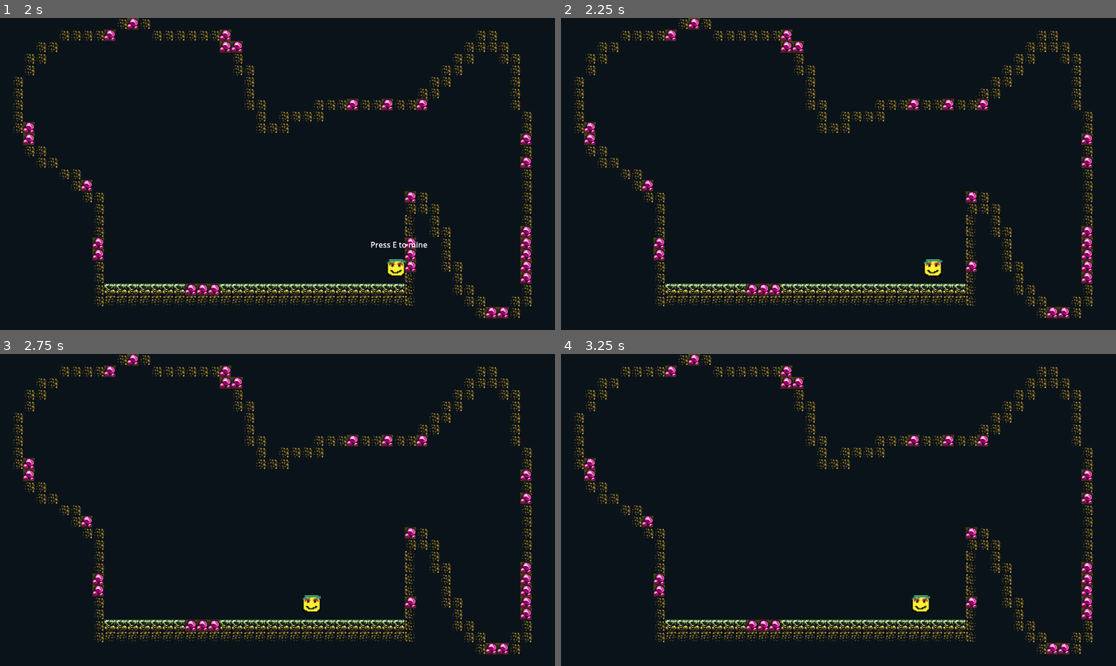
Above: before the commit, frames 1-4 (two rows, left to right).
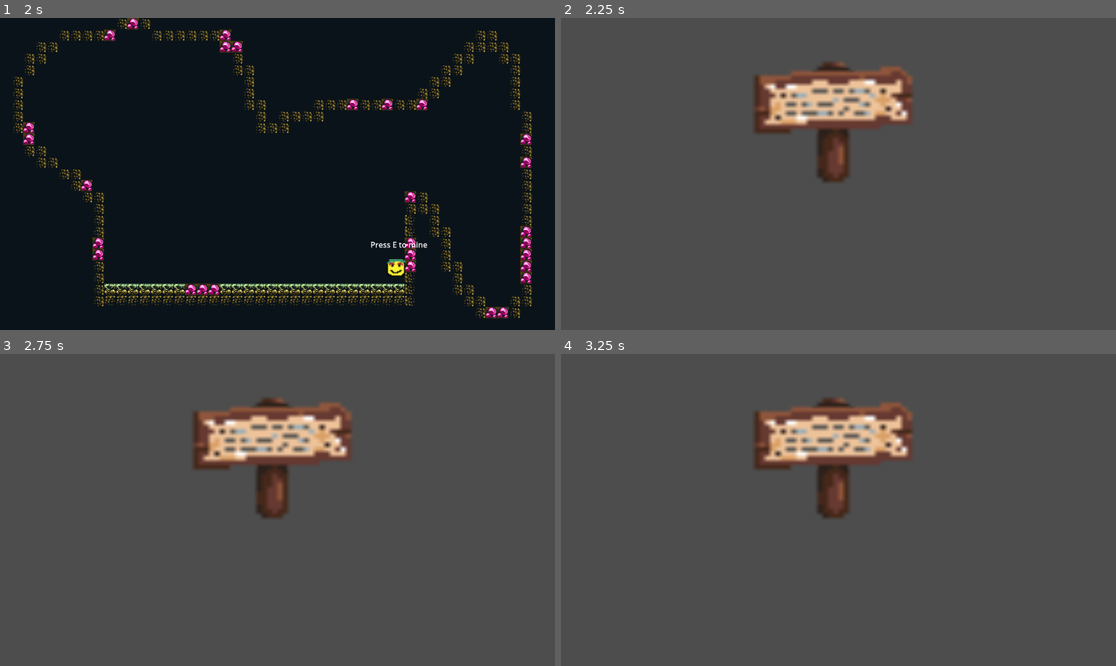
Above: after the commit, the same moments.

Repository: Ace238/Cave_Explorer
Game: Godot game, scene res://Cave_1/cave_1.tscn
Two runs of this game, one before a commit and one after it. Both use one fixed random seed, a clock stepped at 60 frames per second and the inputs below. Before the commit the project starts from res://cave_1.tscn.
Inputs (mouse positions are in pixels of both pictures, inside the frame that each line leads up to):
- Up to frame 1 (2 s): tap Enter (ui_accept) at 0.5, 0.77, 1.52 s; move the mouse to (399, 158) at 0.52 s; hold D (move_right) from 0.53 s (still down); tap E (Interact) at 0.6, 1.55 s; move the mouse to (166, 189) at 1.27 s; tap F (End_Mini) at 1.35 s
- Up to frame 2 (2.25 s): tap E (Interact) at 2, 2.1 s; move the mouse to (894, 105) at 2.02 s; release D (move_right) at 2.03 s; hold A (move_left) from 2.03 s (still down)
- Up to frame 3 (2.75 s): keep holding A (move_left)
- Up to frame 4 (3.25 s): move the mouse to (810, 572) at 2.77 s; release A (move_left) at 2.78 s; hold D (move_right) from 2.78 s (still down); tap E (Interact) at 2.85 s; tap Enter (ui_accept) at 3.02 s

Frame 1 is identical in both runs. In frame 2, 100% of the frame differs, in the area x 0-100%, y 0-100%; in frame 3, 100%; in frame 4, 100%.

Commit message:
Putting tasks in folders

Diff:
--- a/cave_1.gd
+++ b/Cave_1/cave_1.gd
@@ -10,8 +10,6 @@
 #var mined_layer : int = 2
 
 var can_be_mined_custom_layer : String = "Can_be_mined"
-
-#var Test_Scene = preload("res://Test_Scene.tscn").instantiate()
 
 func _ready():
 	pass
@@ -62,7 +60,7 @@
 					tile_map.set_cell(foreground_layer, i, sourceID, atlas)
 					mined = 1
 					print("Yay, you mined something!!!!")
-#					get_tree().change_scene_to_file("res://Test_Scene.tscn")
+					get_tree().change_scene_to_file("res://Test_Scene/Test_Scene.tscn")
 					return
 				else:
 					if mined == 1:
--- /dev/null
+++ b/Cave_1/cave_1.tscn
@@ -0,0 +1,19 @@
+[gd_scene load_steps=5 format=3 uid="uid://c0k0l4trlrcgj"]
+
+[ext_resource type="Script" path="res://Cave_1/cave_1.gd" id="1_ryxfw"]
+[ext_resource type="PackedScene" uid="uid://c1cb6fwgcfc4w" path="res://TileMap/tilemap.tscn" id="2_ogwhr"]
+[ext_resource type="PackedScene" uid="uid://bcudx3f63hadc" path="res://Player/temp_player.tscn" id="3_63kio"]
+[ext_resource type="PackedScene" uid="uid://de5t6lu8f2lwp" path="res://Interact/Interact.tscn" id="4_ngqop"]
+
+[node name="Cave_1" type="Node2D"]
+script = ExtResource("1_ryxfw")
+
+[node name="TileMap" parent="." instance=ExtResource("2_ogwhr")]
+
+[node name="Temp_Player" parent="." instance=ExtResource("3_63kio")]
+position = Vector2(510, 519)
+
+[node name="Interacter" parent="." instance=ExtResource("4_ngqop")]
+position = Vector2(853, 514)
+scale = Vector2(0.465, 0.465)
+interact_label = "Press E to mine"
--- a/Interact.tscn
+++ b/Interact/Interact.tscn
@@ -1,6 +1,6 @@
 [gd_scene load_steps=3 format=3 uid="uid://de5t6lu8f2lwp"]
 
-[ext_resource type="Script" path="res://Interact.gd" id="1_5d2l8"]
+[ext_resource type="Script" path="res://Interact/Interact.gd" id="1_5d2l8"]
 
 [sub_resource type="RectangleShape2D" id="RectangleShape2D_hw0c5"]
 size = Vector2(57.5, 61)
--- a/temp_player.gd
+++ b/Player/temp_player.gd
@@ -25,14 +25,15 @@
 	return axis.normalized()
 
 func move(delta):
-
 	axis = get_input_axis()
 
 	if axis == Vector2.ZERO:
-		apply_friction(FRICTION * delta)
+#		apply_friction(FRICTION * delta)
+		pass
 
 	else:
 		apply_movement(axis * ACCELERATION * delta)
+#		pass
 
 	move_and_slide()
 
--- a/temp_player.tscn
+++ b/Player/temp_player.tscn
@@ -1,7 +1,7 @@
 [gd_scene load_steps=5 format=3 uid="uid://bcudx3f63hadc"]
 
-[ext_resource type="Script" path="res://temp_player.gd" id="1_v3qcf"]
-[ext_resource type="Texture2D" uid="uid://cteyru01axoy7" path="res://Art/smiley_sprite.png" id="2_72lqo"]
+[ext_resource type="Script" path="res://Player/temp_player.gd" id="1_hfmly"]
+[ext_resource type="Texture2D" uid="uid://cteyru01axoy7" path="res://Art/smiley_sprite.png" id="2_327k3"]
 
 [sub_resource type="RectangleShape2D" id="RectangleShape2D_v1ro8"]
 size = Vector2(36, 34)
@@ -10,11 +10,11 @@
 size = Vector2(58, 62)
 
 [node name="Temp_Player" type="CharacterBody2D"]
-script = ExtResource("1_v3qcf")
+script = ExtResource("1_hfmly")
 
 [node name="Sprite2D" type="Sprite2D" parent="."]
 scale = Vector2(2.375, 2.25)
-texture = ExtResource("2_72lqo")
+texture = ExtResource("2_327k3")
 
 [node name="CollisionShape2D" type="CollisionShape2D" parent="."]
 shape = SubResource("RectangleShape2D_v1ro8")
--- a/Test_Scene.tscn
+++ /dev/null
@@ -1,12 +0,0 @@
-[gd_scene load_steps=3 format=3 uid="uid://uosc1jlxxhl3"]
-
-[ext_resource type="Texture2D" uid="uid://nablwfdrnpsj" path="res://Art/Generic_sign.png" id="1_hf162"]
-[ext_resource type="Script" path="res://Test_Scene.gd" id="1_tuk5y"]
-
-[node name="Node2D" type="Node2D"]
-script = ExtResource("1_tuk5y")
-
-[node name="GenericSign" type="Sprite2D" parent="."]
-position = Vector2(565, 221)
-scale = Vector2(10.9062, 9.21875)
-texture = ExtResource("1_hf162")
--- a/Test_Scene.gd
+++ b/Test_Scene/Test_Scene.gd
@@ -11,4 +11,4 @@
 	if Input.is_action_just_pressed("End_Mini"):
 
 #		get_tree().change_scene("res://cave_1.tscn")
-		get_tree().change_scene_to_file("res://cave_1.tscn")
+		get_tree().change_scene_to_file("res://Cave_1/cave_1.tscn")
--- /dev/null
+++ b/Test_Scene/Test_Scene.tscn
@@ -0,0 +1,12 @@
+[gd_scene load_steps=3 format=3 uid="uid://uosc1jlxxhl3"]
+
+[ext_resource type="Script" path="res://Test_Scene/Test_Scene.gd" id="1_vg5it"]
+[ext_resource type="Texture2D" uid="uid://nablwfdrnpsj" path="res://Art/Generic_sign.png" id="2_cfhiu"]
+
+[node name="Node2D" type="Node2D"]
+script = ExtResource("1_vg5it")
+
+[node name="GenericSign" type="Sprite2D" parent="."]
+position = Vector2(565, 221)
+scale = Vector2(10.9062, 9.21875)
+texture = ExtResource("2_cfhiu")
--- a/cave_1.tscn
+++ /dev/null
@@ -1,19 +0,0 @@
-[gd_scene load_steps=5 format=3 uid="uid://c0k0l4trlrcgj"]
-
-[ext_resource type="Script" path="res://cave_1.gd" id="1_dk02k"]
-[ext_resource type="PackedScene" uid="uid://c1cb6fwgcfc4w" path="res://tilemap.tscn" id="2_h13bh"]
-[ext_resource type="PackedScene" uid="uid://bcudx3f63hadc" path="res://temp_player.tscn" id="8_i5fmh"]
-[ext_resource type="PackedScene" uid="uid://de5t6lu8f2lwp" path="res://Interact.tscn" id="9_65c1a"]
-
-[node name="Cave_1" type="Node2D"]
-script = ExtResource("1_dk02k")
-
-[node name="TileMap" parent="." instance=ExtResource("2_h13bh")]
-
-[node name="Temp_Player" parent="." instance=ExtResource("8_i5fmh")]
-position = Vector2(510, 519)
-
-[node name="Interacter" parent="." instance=ExtResource("9_65c1a")]
-position = Vector2(853, 514)
-scale = Vector2(0.465, 0.465)
-interact_label = "Press E to mine"
--- a/project.godot
+++ b/project.godot
@@ -11,7 +11,7 @@
 [application]
 
 config/name="Cave_Explorer"
-run/main_scene="res://cave_1.tscn"
+run/main_scene="res://Cave_1/cave_1.tscn"
 config/features=PackedStringArray("4.0", "Forward Plus")
 config/icon="res://icon.svg"
 
Renamed: Interact.gd -> Interact/Interact.gd
Renamed: tilemap.tscn -> TileMap/tilemap.tscn
